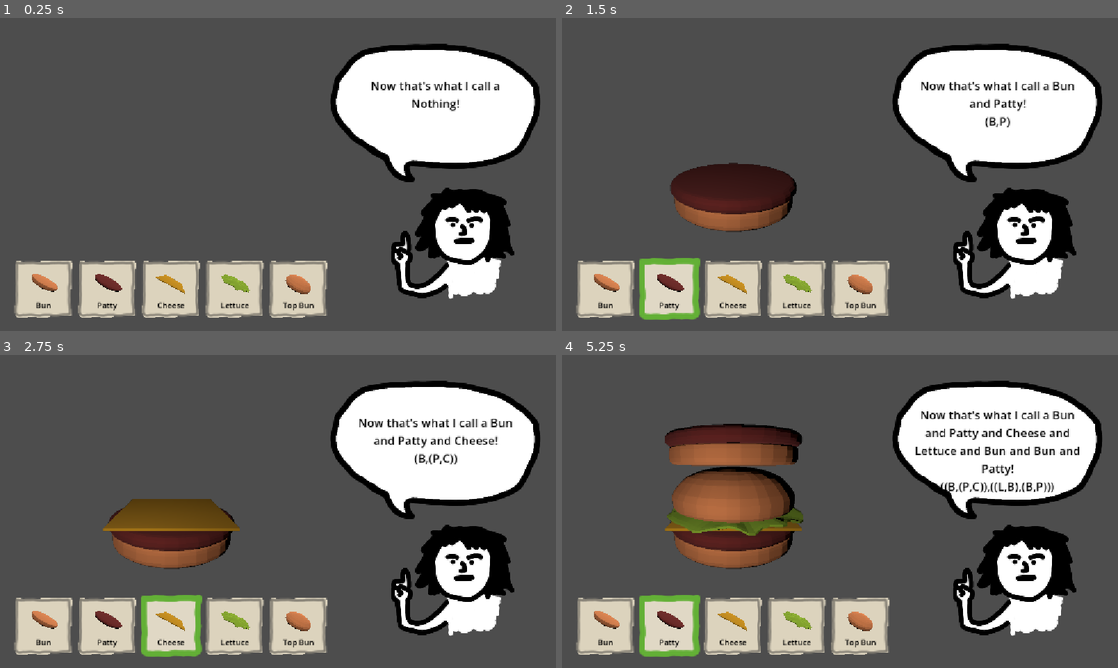
Above: before the commit, frames 1-4 (two rows, left to right).
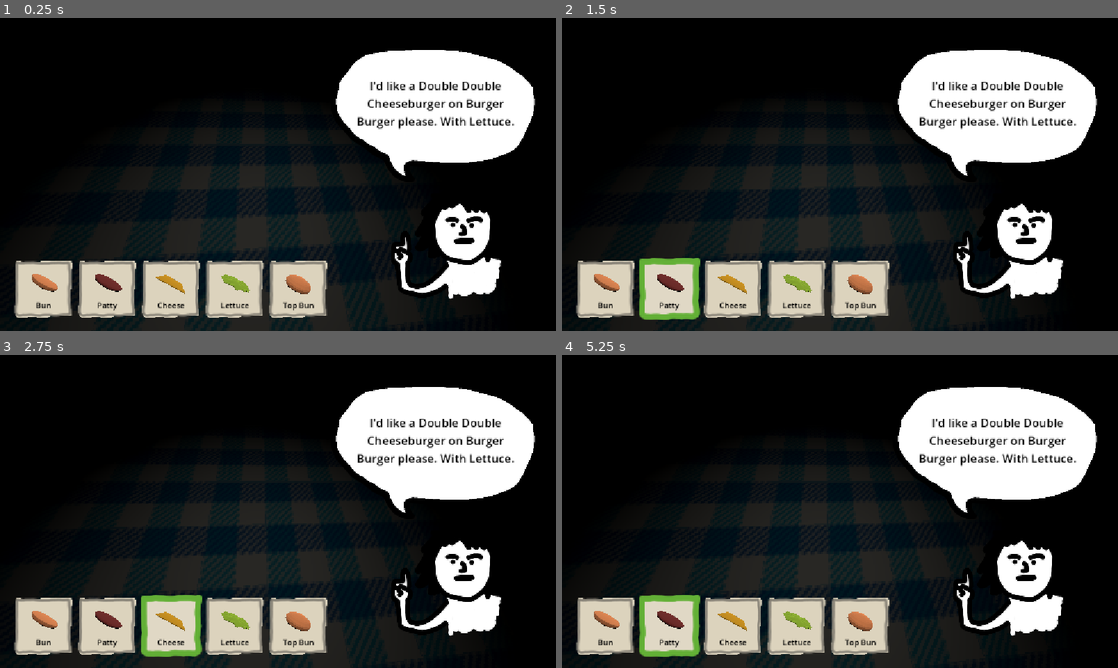
Above: after the commit, the same moments.

Repository: tobiaswahyudi/caesar-of-cheese
Game: Godot game, scene res://scenes/main.tscn
Same seed, same stepped clock (60 frames per second), same inputs: the game is played once before the commit and once after it.
Inputs (mouse positions are in pixels of both pictures, inside the frame that each line leads up to):
- Up to frame 1 (0.25 s): no input
- Up to frame 2 (1.5 s): click (606, 290) at 0.5 s; click (667, 290) at 1.25 s
- Up to frame 3 (2.75 s): click (172, 627) at 2 s
- Up to frame 4 (5.25 s): click (795, 627) at 2.75 s; click (862, 627) at 3.5 s; click (606, 627) at 4.25 s; click (667, 627) at 5 s

The runs differ from the first frame. In frame 1, 75% of the frame differs, in the area x 0-100%, y 0-100%; in frame 2, 74%; in frame 3, 75%; in frame 4, 75%.
Error after the commit: Invalid access to property or key 'pressed' on a base object of type 'null instance'. (res://scripts/burger_manager.gd:13)

Commit message:
Burger background

Diff:
--- /dev/null
+++ b/scenes/burger_confirm_scene.tscn
@@ -0,0 +1,128 @@
+[gd_scene format=3 uid="uid://k2h381n0xo37"]
+
+[ext_resource type="Theme" uid="uid://ct3uyhalnf088" path="res://ui/button_theme_2.tres" id="1_v4vm8"]
+[ext_resource type="Theme" uid="uid://dlnecythsgbl1" path="res://ui/buttons.theme.tres" id="2_ylwpi"]
+
+[sub_resource type="StyleBoxFlat" id="StyleBoxFlat_fbdan"]
+bg_color = Color(0, 0, 0, 0.4)
+
+[sub_resource type="StyleBoxFlat" id="StyleBoxFlat_v4vm8"]
+bg_color = Color(0.3137255, 0.3137255, 0.3137255, 1)
+
+[node name="BurgerConfirmScene" type="Control" unique_id=837683222]
+layout_mode = 3
+anchors_preset = 15
+anchor_right = 1.0
+anchor_bottom = 1.0
+grow_horizontal = 2
+grow_vertical = 2
+
+[node name="Panel" type="Panel" parent="." unique_id=1041346991]
+layout_mode = 1
+anchors_preset = 15
+anchor_right = 1.0
+anchor_bottom = 1.0
+grow_horizontal = 2
+grow_vertical = 2
+theme_override_styles/panel = SubResource("StyleBoxFlat_fbdan")
+
+[node name="PanelContainer" type="PanelContainer" parent="." unique_id=326013264]
+layout_mode = 1
+anchors_preset = 8
+anchor_left = 0.5
+anchor_top = 0.5
+anchor_right = 0.5
+anchor_bottom = 0.5
+offset_left = -160.0
+offset_top = -62.5
+offset_right = 160.0
+offset_bottom = 62.5
+grow_horizontal = 2
+grow_vertical = 2
+theme_override_styles/panel = SubResource("StyleBoxFlat_v4vm8")
+
+[node name="MarginContainer" type="MarginContainer" parent="PanelContainer" unique_id=1521025050]
+layout_mode = 2
+theme_override_constants/margin_left = 24
+theme_override_constants/margin_top = 24
+theme_override_constants/margin_right = 24
+theme_override_constants/margin_bottom = 24
+
+[node name="VBoxContainer" type="VBoxContainer" parent="PanelContainer/MarginContainer" unique_id=1676956831]
+layout_mode = 2
+theme_override_constants/separation = 12
+alignment = 1
+
+[node name="Label2" type="RichTextLabel" parent="PanelContainer/MarginContainer/VBoxContainer" unique_id=1611713998]
+clip_contents = false
+custom_minimum_size = Vector2(49, 0)
+layout_mode = 2
+theme_override_font_sizes/normal_font_size = 12
+text = "Serve burger?"
+fit_content = true
+horizontal_alignment = 1
+
+[node name="HBoxContainer2" type="HBoxContainer" parent="PanelContainer/MarginContainer/VBoxContainer" unique_id=1257616028]
+layout_mode = 2
+alignment = 2
+
+[node name="Done" type="Button" parent="PanelContainer/MarginContainer/VBoxContainer/HBoxContainer2" unique_id=228959487]
+custom_minimum_size = Vector2(0, 48)
+layout_mode = 2
+size_flags_horizontal = 15
+size_flags_vertical = 15
+theme = ExtResource("1_v4vm8")
+autowrap_mode = 2
+
+[node name="MarginContainer" type="MarginContainer" parent="PanelContainer/MarginContainer/VBoxContainer/HBoxContainer2/Done" unique_id=687076049]
+layout_mode = 1
+anchors_preset = 15
+anchor_right = 1.0
+anchor_bottom = 1.0
+grow_horizontal = 2
+grow_vertical = 2
+theme_override_constants/margin_left = 10
+theme_override_constants/margin_top = 10
+theme_override_constants/margin_right = 10
+theme_override_constants/margin_bottom = 10
+
+[node name="RichTextLabel" type="RichTextLabel" parent="PanelContainer/MarginContainer/VBoxContainer/HBoxContainer2/Done/MarginContainer" unique_id=1382610054]
+layout_mode = 2
+mouse_filter = 1
+theme = ExtResource("2_ylwpi")
+bbcode_enabled = true
+text = "Yeah!"
+fit_content = true
+scroll_active = false
+horizontal_alignment = 1
+vertical_alignment = 1
+
+[node name="Done2" type="Button" parent="PanelContainer/MarginContainer/VBoxContainer/HBoxContainer2" unique_id=186827542]
+layout_mode = 2
+size_flags_horizontal = 15
+size_flags_vertical = 15
+theme = ExtResource("1_v4vm8")
+autowrap_mode = 2
+
+[node name="MarginContainer" type="MarginContainer" parent="PanelContainer/MarginContainer/VBoxContainer/HBoxContainer2/Done2" unique_id=1845610842]
+layout_mode = 1
+anchors_preset = 15
+anchor_right = 1.0
+anchor_bottom = 1.0
+grow_horizontal = 2
+grow_vertical = 2
+theme_override_constants/margin_left = 10
+theme_override_constants/margin_top = 10
+theme_override_constants/margin_right = 10
+theme_override_constants/margin_bottom = 10
+
+[node name="RichTextLabel" type="RichTextLabel" parent="PanelContainer/MarginContainer/VBoxContainer/HBoxContainer2/Done2/MarginContainer" unique_id=1274688073]
+layout_mode = 2
+mouse_filter = 1
+theme = ExtResource("2_ylwpi")
+bbcode_enabled = true
+text = "Nope"
+fit_content = true
+scroll_active = false
+horizontal_alignment = 1
+vertical_alignment = 1
--- /dev/null
+++ b/scenes/burger_view.tscn
@@ -0,0 +1,47 @@
+[gd_scene format=3 uid="uid://cfe81yf5q7t4s"]
+
+[ext_resource type="Script" uid="uid://bobdeevgdx84h" path="res://scripts/burger_manager.gd" id="1_5p8cw"]
+[ext_resource type="Resource" uid="uid://geomke0harrb" path="res://resource/ingredients.tres" id="2_3gxyl"]
+[ext_resource type="Script" uid="uid://dp4sx3udd645e" path="res://scripts/subviewport_raycast_forward.gd" id="3_x7wak"]
+[ext_resource type="Script" uid="uid://df5448ngj2l8r" path="res://scripts/stacker.gd" id="4_bf3me"]
+[ext_resource type="PackedScene" uid="uid://vn5xqs01afeo" path="res://resource/ingredient_3d.tscn" id="5_d4nby"]
+[ext_resource type="Material" uid="uid://7qvy3ohu37re" path="res://shader/plaid_material.tres" id="6_nyk07"]
+
+[sub_resource type="PlaneMesh" id="PlaneMesh_a8y0u"]
+
+[node name="BurgerView" type="Node3D" unique_id=1422305750 node_paths=PackedStringArray("stacker", "buttons")]
+script = ExtResource("1_5p8cw")
+ingredient_list = ExtResource("2_3gxyl")
+stacker = NodePath("Stacker")
+buttons = [null, null, null, null, null]
+
+[node name="Camera3D" type="Camera3D" parent="." unique_id=1968878871 node_paths=PackedStringArray("stacker")]
+transform = Transform3D(0.9196022, 0.06821782, -0.38688248, 0, 0.9848078, 0.1736482, 0.39285076, -0.15968727, 0.9056314, 1.2722511, 4.434, 13.810963)
+current = true
+fov = 90.0
+script = ExtResource("3_x7wak")
+stacker = NodePath("../Stacker")
+
+[node name="Stacker" type="Marker3D" parent="." unique_id=241489283]
+transform = Transform3D(1, 0, 0, 0, 1, 0, 0, 0, 1, 0, -0.84671235, 0)
+gizmo_extents = 6.0
+script = ExtResource("4_bf3me")
+ingredient_list = ExtResource("2_3gxyl")
+ingredient_scene = ExtResource("5_d4nby")
+
+[node name="OmniLight3D" type="OmniLight3D" parent="." unique_id=334062984]
+transform = Transform3D(1, 0, 0, 0, 1, 0, 0, 0, 1, -1.3163433, 18.052906, 18.299767)
+light_energy = 3.953
+light_indirect_energy = 0.0
+shadow_enabled = true
+shadow_opacity = 0.81
+shadow_blur = 3.0
+omni_range = 83.614
+omni_attenuation = 1.237
+omni_shadow_mode = 0
+
+[node name="MeshInstance3D" type="MeshInstance3D" parent="." unique_id=1256698452]
+transform = Transform3D(286.89142, -67.19091, -56.379868, 0, 192.83629, -229.81331, 87.711494, 219.77159, 184.41025, 65.72217, 28.346767, -39.999786)
+cast_shadow = 0
+mesh = SubResource("PlaneMesh_a8y0u")
+surface_material_override/0 = ExtResource("6_nyk07")
--- a/scenes/main.tscn
+++ b/scenes/main.tscn
@@ -1,78 +1,62 @@
 [gd_scene format=3 uid="uid://btpcjd5qqlwil"]
 
-[ext_resource type="Script" uid="uid://bobdeevgdx84h" path="res://scripts/burger_manager.gd" id="1_85g3d"]
+[ext_resource type="Shader" uid="uid://c41251wk8l4vc" path="res://shader/dither.gdshader" id="1_a8y0u"]
+[ext_resource type="PackedScene" uid="uid://cfe81yf5q7t4s" path="res://scenes/burger_view.tscn" id="2_choun"]
 [ext_resource type="Texture2D" uid="uid://c1vwtgl1k4jr5" path="res://img/customer.png" id="2_jyhfs"]
-[ext_resource type="Script" uid="uid://df5448ngj2l8r" path="res://scripts/stacker.gd" id="2_sugp2"]
-[ext_resource type="PackedScene" uid="uid://vn5xqs01afeo" path="res://resource/ingredient_3d.tscn" id="2_tipki"]
-[ext_resource type="Script" uid="uid://dp4sx3udd645e" path="res://scripts/subviewport_raycast_forward.gd" id="3_choun"]
-[ext_resource type="Resource" uid="uid://geomke0harrb" path="res://resource/ingredients.tres" id="3_sugp2"]
 [ext_resource type="Texture2D" uid="uid://bojb1c3qc2h4b" path="res://img/bubble.png" id="3_tbgi4"]
 [ext_resource type="Texture2D" uid="uid://b4mhxxtpffwif" path="res://img/unselected.png" id="4_tbgi4"]
 [ext_resource type="Texture2D" uid="uid://ddymq7w0h3oln" path="res://img/selected.png" id="5_tefeu"]
 [ext_resource type="PackedScene" uid="uid://2s881mr80vqj" path="res://scenes/Ingredient_2d.tscn" id="6_tefeu"]
 [ext_resource type="Script" uid="uid://doa2ilwpvpgga" path="res://scripts/say_name.gd" id="8_ya4ey"]
+[ext_resource type="PackedScene" uid="uid://k2h381n0xo37" path="res://scenes/burger_confirm_scene.tscn" id="12_eb6dy"]
+[ext_resource type="PackedScene" uid="uid://ck71dpmkcxvjs" path="res://scenes/naming_ui.tscn" id="13_trceg"]
+
+[sub_resource type="ShaderMaterial" id="ShaderMaterial_jkv2x"]
+shader = ExtResource("1_a8y0u")
+shader_parameter/u_dither_size = 3
 
 [sub_resource type="ViewportTexture" id="ViewportTexture_o6xl0"]
 viewport_path = NodePath("SubViewportContainer/TextureViewport")
 
-[sub_resource type="ViewportTexture" id="ViewportTexture_ya4ey"]
+[sub_resource type="ViewportTexture" id="ViewportTexture_jkv2x"]
 viewport_path = NodePath("HBoxContainer/Button0/CenterContainer/VBoxContainer/Ingredient2d/SubViewport")
 
-[sub_resource type="ViewportTexture" id="ViewportTexture_eb6dy"]
+[sub_resource type="ViewportTexture" id="ViewportTexture_jbj1t"]
 viewport_path = NodePath("HBoxContainer/Button1/CenterContainer/VBoxContainer/Ingredient2d/SubViewport")
 
-[sub_resource type="ViewportTexture" id="ViewportTexture_trceg"]
+[sub_resource type="ViewportTexture" id="ViewportTexture_muem4"]
 viewport_path = NodePath("HBoxContainer/Button2/CenterContainer/VBoxContainer/Ingredient2d/SubViewport")
 
-[sub_resource type="ViewportTexture" id="ViewportTexture_a8y0u"]
+[sub_resource type="ViewportTexture" id="ViewportTexture_dp3eg"]
 viewport_path = NodePath("HBoxContainer/Button3/CenterContainer/VBoxContainer/Ingredient2d/SubViewport")
 
-[sub_resource type="ViewportTexture" id="ViewportTexture_jkv2x"]
+[sub_resource type="ViewportTexture" id="ViewportTexture_0ld40"]
 viewport_path = NodePath("HBoxContainer/Button4/CenterContainer/VBoxContainer/Ingredient2d/SubViewport")
 
-[node name="Node3D" type="Control" unique_id=2014543929]
+[node name="Control" type="Control" unique_id=2014543929]
 layout_mode = 3
 anchors_preset = 0
+offset_right = 1152.0
+offset_bottom = 648.0
 
 [node name="SubViewportContainer" type="SubViewportContainer" parent="." unique_id=1255632699]
-layout_mode = 0
-offset_left = 72.0
-offset_right = 639.0
-offset_bottom = 567.0
+material = SubResource("ShaderMaterial_jkv2x")
+layout_mode = 1
+anchors_preset = 15
+anchor_right = 1.0
+anchor_bottom = 1.0
+grow_horizontal = 2
+grow_vertical = 2
 stretch = true
 
 [node name="TextureViewport" type="SubViewport" parent="SubViewportContainer" unique_id=1402110093]
 transparent_bg = true
 handle_input_locally = false
-size = Vector2i(567, 567)
+size = Vector2i(1152, 648)
 render_target_update_mode = 4
 
-[node name="BurgerView" type="Node3D" parent="SubViewportContainer/TextureViewport" unique_id=1149081125 node_paths=PackedStringArray("stacker", "buttons")]
+[node name="BurgerView" parent="SubViewportContainer/TextureViewport" unique_id=1422305750 instance=ExtResource("2_choun")]
 transform = Transform3D(1, 0, 0, 0, 1, 0, 0, 0, 1, 15.872383, 0, 0)
-script = ExtResource("1_85g3d")
-ingredient_list = ExtResource("3_sugp2")
-stacker = NodePath("Stacker")
-buttons = [NodePath("../../../HBoxContainer/Button0"), NodePath("../../../HBoxContainer/Button1"), NodePath("../../../HBoxContainer/Button2"), NodePath("../../../HBoxContainer/Button3"), NodePath("../../../HBoxContainer/Button4")]
-
-[node name="Camera3D" type="Camera3D" parent="SubViewportContainer/TextureViewport/BurgerView" unique_id=2102960937 node_paths=PackedStringArray("stacker")]
-transform = Transform3D(1, 0, 0, 0, 0.9848078, 0.1736482, 0, -0.1736482, 0.9848078, 0, 4.434, 11.628)
-current = true
-fov = 76.14065
-script = ExtResource("3_choun")
-stacker = NodePath("../Stacker")
-
-[node name="Stacker" type="Marker3D" parent="SubViewportContainer/TextureViewport/BurgerView" unique_id=857809134]
-transform = Transform3D(1, 0, 0, 0, 1, 0, 0, 0, 1, 0, -0.84671235, 0)
-gizmo_extents = 6.0
-script = ExtResource("2_sugp2")
-ingredient_scene = ExtResource("2_tipki")
-
-[node name="OmniLight3D" type="OmniLight3D" parent="SubViewportContainer/TextureViewport/BurgerView" unique_id=1798745043]
-transform = Transform3D(1, 0, 0, 0, 1, 0, 0, 0, 1, -1.7407203, 2.7936897, 7.8729515)
-light_energy = 1.682
-light_indirect_energy = 0.0
-omni_range = 25.0
-omni_attenuation = 0.5
 
 [node name="BurgerRect" type="TextureRect" parent="." unique_id=833226657]
 visible = false
@@ -117,7 +101,7 @@
 script = ExtResource("8_ya4ey")
 prefix = "Now that's what I call a "
 suffix = "!"
-stacker = NodePath("../../SubViewportContainer/TextureViewport/BurgerView/Stacker")
+stacker = NodePath("")
 
 [node name="HBoxContainer" type="HBoxContainer" parent="." unique_id=423460041]
 layout_mode = 0
@@ -279,3 +263,11 @@
 theme_override_colors/font_color = Color(0, 0, 0, 1)
 text = "Top Bun"
 horizontal_alignment = 1
+
+[node name="BurgerConfirmScene" parent="." unique_id=837683222 instance=ExtResource("12_eb6dy")]
+visible = false
+layout_mode = 1
+
+[node name="NamingUi" parent="." unique_id=1326688869 instance=ExtResource("13_trceg")]
+visible = false
+layout_mode = 1
--- a/scenes/naming_ui.tscn
+++ b/scenes/naming_ui.tscn
@@ -4,6 +4,12 @@
 [ext_resource type="Theme" uid="uid://dlnecythsgbl1" path="res://ui/buttons.theme.tres" id="1_pw6ya"]
 [ext_resource type="Texture2D" uid="uid://bdat66a0cih3" path="res://img/disabled.png" id="8_d4j6g"]
 [ext_resource type="Theme" uid="uid://ct3uyhalnf088" path="res://ui/button_theme_2.tres" id="11_3lqn1"]
+
+[sub_resource type="StyleBoxFlat" id="StyleBoxFlat_2a0ww"]
+bg_color = Color(0, 0, 0, 0.4)
+
+[sub_resource type="StyleBoxFlat" id="StyleBoxFlat_n4pga"]
+bg_color = Color(0.31431612, 0.31431612, 0.3143161, 1)
 
 [sub_resource type="StyleBoxFlat" id="StyleBoxFlat_rv6yh"]
 content_margin_left = 16.0
@@ -58,12 +64,22 @@
 img_path_lettuce = "uid://bo7hhfevimvpw"
 total_stack = "BBPPBBPPBBPPBB"
 
+[node name="Panel" type="Panel" parent="." unique_id=407437780]
+layout_mode = 1
+anchors_preset = 15
+anchor_right = 1.0
+anchor_bottom = 1.0
+grow_horizontal = 2
+grow_vertical = 2
+theme_override_styles/panel = SubResource("StyleBoxFlat_2a0ww")
+
 [node name="PanelContainer" type="PanelContainer" parent="." unique_id=1164349241]
 layout_mode = 0
 offset_left = 62.0
 offset_top = 58.0
 offset_right = 1085.0
 offset_bottom = 581.0
+theme_override_styles/panel = SubResource("StyleBoxFlat_n4pga")
 
 [node name="MarginContainer" type="MarginContainer" parent="PanelContainer" unique_id=598816297]
 layout_mode = 2
@@ -118,7 +134,7 @@
 layout_mode = 2
 size_flags_horizontal = 10
 size_flags_vertical = 4
-color = Color(1, 0.3372549, 1, 1)
+color = Color(1, 1, 0, 1)
 
 [node name="Label2" type="RichTextLabel" parent="PanelContainer/MarginContainer/HBoxContainer/TotalStack/MarginContainer/VBoxContainer/HBoxContainer" unique_id=310812316]
 clip_contents = false
--- a/scripts/stacker.gd
+++ b/scripts/stacker.gd
@@ -2,7 +2,15 @@
 class_name Stacker
 extends Node3D
 
+@export var ingredient_list: IngredientList
 @export var ingredient_scene: PackedScene
+
+func add_random_ingredient() -> void:
+	var rand_idx = randi() % 4
+	add_ingredient(ingredient_list.list[rand_idx])
+
+
+@export_tool_button("Add random ingredient") var rnd_btn = add_random_ingredient
 
 var stack_string: String:
 	get():
--- /dev/null
+++ b/shader/creep.gdshader
@@ -0,0 +1,15 @@
+shader_type spatial;
+
+uniform sampler2D img_tex;
+uniform float img_size;
+uniform float tex_scale;
+
+void vertex() {
+	// Called for every vertex the material is visible on.
+}
+
+void fragment() {
+	vec2 scaled_uv = fract(UV * tex_scale);
+	vec2 sampled_uv = floor(scaled_uv * img_size) / img_size;
+	ALBEDO = texture(img_tex, sampled_uv).rgb;
+}
--- /dev/null
+++ b/shader/dither.gdshader
@@ -0,0 +1,24 @@
+/*
+This shader is under MIT license. Feel free to use, improve and
+change this shader according to your needs and consider sharing
+the modified result to godotshaders.com.
+*/
+
+shader_type canvas_item;
+
+// uniform sampler2D u_dither_tex;
+// uniform sampler2D u_color_tex;
+
+// uniform int u_bit_depth;
+// uniform float u_contrast;
+// uniform float u_offset;
+uniform int u_dither_size;
+
+void fragment() {
+	// sample the screen texture at the desired output resolution (according to u_dither_size)
+	// this will effectively pixelate the resulting output
+	vec2 screen_size = vec2(textureSize(TEXTURE, 0)) / float(u_dither_size);
+	vec2 screen_sample_uv = floor(UV * screen_size) / screen_size;
+	vec4 screen_col = texture(TEXTURE, screen_sample_uv);
+	COLOR = screen_col;
+}
--- /dev/null
+++ b/shader/plaid_material.tres
@@ -0,0 +1,11 @@
+[gd_resource type="ShaderMaterial" format=3 uid="uid://7qvy3ohu37re"]
+
+[ext_resource type="Shader" uid="uid://bqtdefaphseut" path="res://shader/creep.gdshader" id="1_0hlvw"]
+[ext_resource type="Texture2D" uid="uid://by31a3ulcq1sv" path="res://img/plaid.png" id="2_hhbuk"]
+
+[resource]
+render_priority = 0
+shader = ExtResource("1_0hlvw")
+shader_parameter/img_tex = ExtResource("2_hhbuk")
+shader_parameter/img_size = 32.0
+shader_parameter/tex_scale = 40.0
Binary file added: img/plaid.png
Not shown, added: img/plaid.png.import
Not shown: 5 places in scenes/main.tscn that only renumber resources
Not shown, added: shader/creep.gdshader.uid
Not shown, added: shader/dither.gdshader.uid
